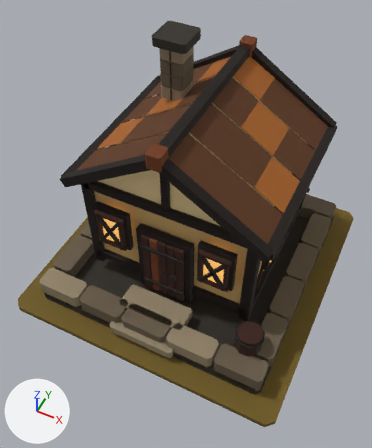
Renders of the glTF model art/manor_hall_t1/manor_hall_t1.glb from each side of a commit.
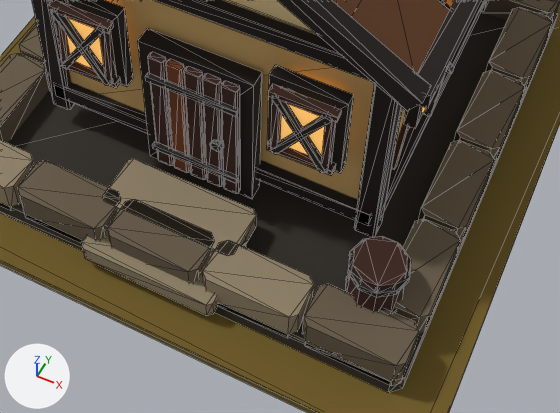
There are two pictures of each version: one whole from a 50 mm camera at (1.23, -2.69, 3.8) aimed at (0.02, -0.27, 0.77), one close up on the part from 19% to 90% of the width and 47% to 90% of the height. The axes (+X, +Y, +Z) are drawn at lower left. The lights are the same throughout. The first two pictures are the older version. The close-ups show mesh edges as thin lines.

Names of what the first close-up shows: 'MMR | hall | T01 Architecture.001', 'MMR | hall | Tier 01 Ground.001'.
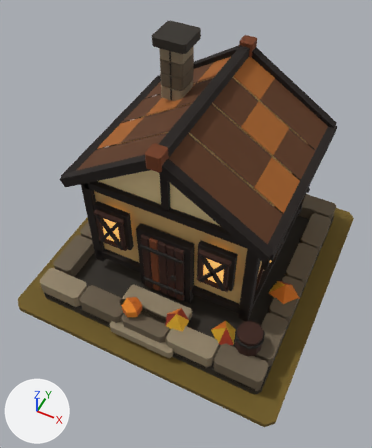
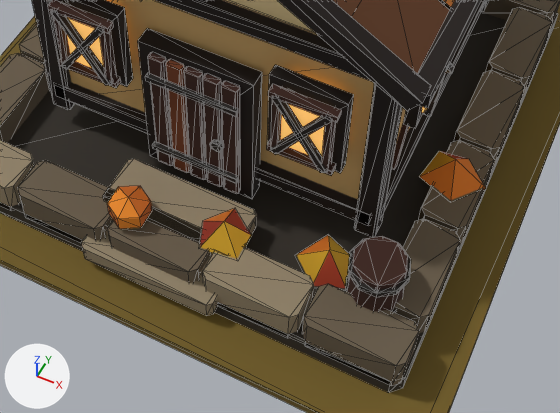
The change, as a list of edits to the scene's bpy script:
```text
Add me_mmr___hall___t01_autumn_dressing_001:
    me_mmr___hall___t01_autumn_dressing_001.from_pydata(...)  # 37 vertices, 38 faces; spans x -0.96..1.01, y -0.97..0.22, z 0.09..0.35
    me_mmr___hall___t01_autumn_dressing_001.materials.append(mat_mmr___shared_palette_atlas)  # picture img_mmr_shared_color_palette_64
Add ob_mmr___hall___t01_autumn_dressing_001:
    ob_mmr___hall___t01_autumn_dressing_001 = bpy.data.objects.new('MMR | hall | T01 Autumn Dressing.001', me_mmr___hall___t01_autumn_dressing_001)
    ob_mmr___hall___t01_autumn_dressing_001.location = (0.0, 0.0, 0.05)
```

Pixel boxes [x1, y1, x2, y2] of what changed, in the close-ups (560 x 413 px):
'MMR | hall | T01 Autumn Dressing.001', added
    after: [107, 151, 486, 288]
